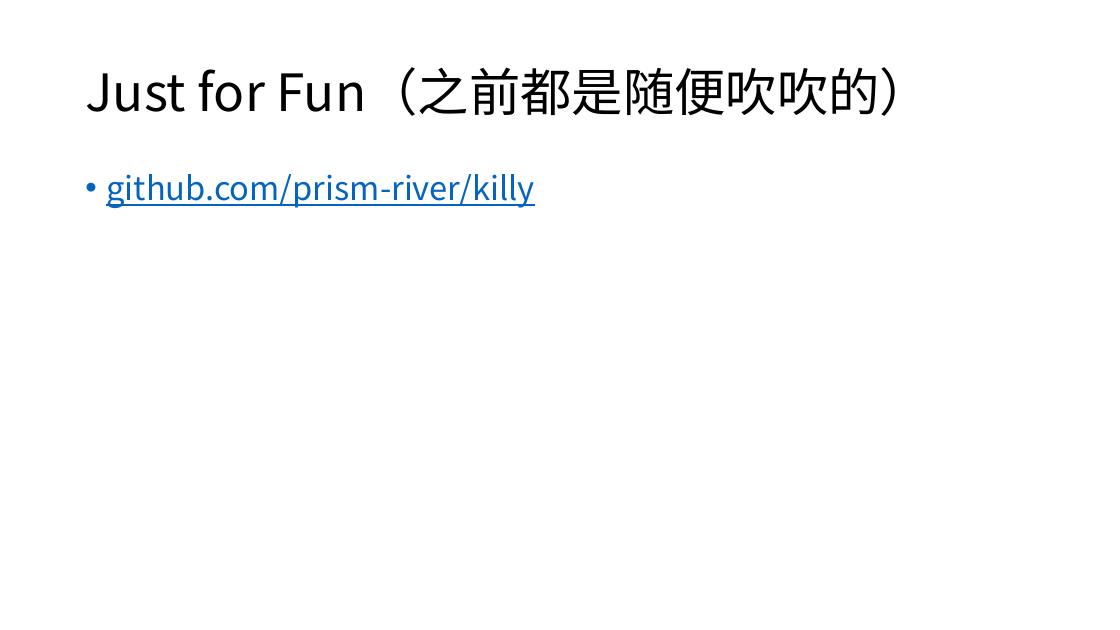
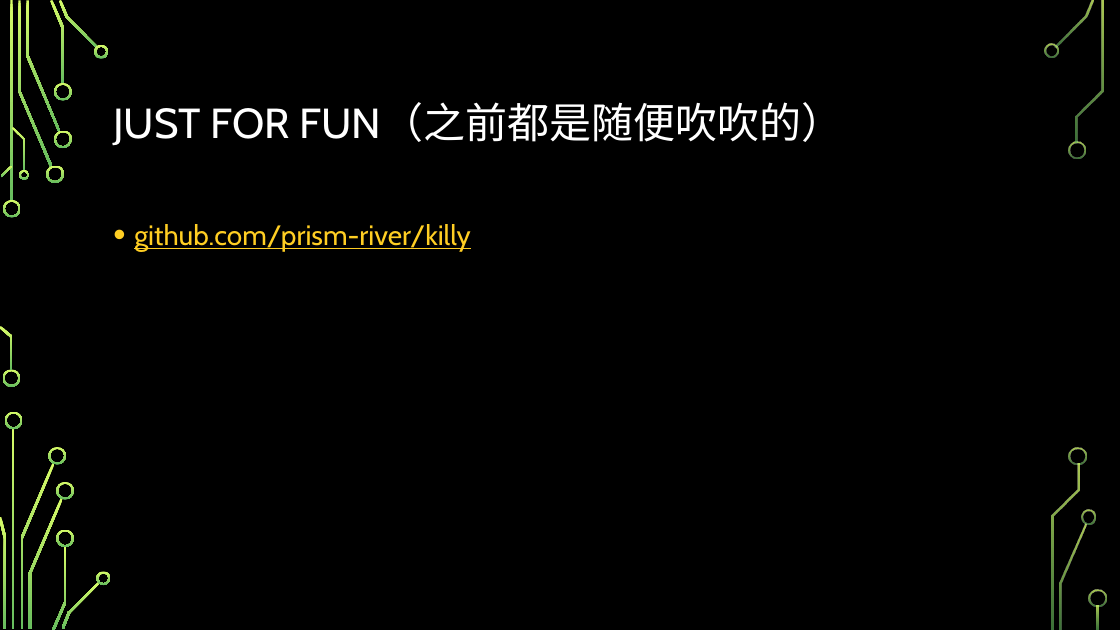
Before and after one commit to prism-river/killy, a slide deck: slide 5 of presentation/pre.pptx. Drawn at 1120x630 pixels with LibreOffice and Linux fonts; fonts in the diff are those of the drawing; background and template pictures are left out. Boxes give left, top, right and bottom in pixels: in the first picture for what was removed or moved away, otherwise in the second. Text is boxed around its words. In the diff, an @@ line names an element or a change of style, - is before the commit and + after.

```diff
--- a/presentation/pre.pptx
+++ b/presentation/pre.pptx
@@ background #FFFFFF to picture (left out) @@
@@ title at (113, 103, 843, 146): text changed; size 44 to 36 pt; font Noto Sans CJK SC to Cabin; text colour #000000 to #FFFFFF @@
-Just for Fun（之前都是随便吹吹的）
+JUST FOR FUN（之前都是随便吹吹的）
@@ text "github.com/prism-river/killy": place and size @@
-text "github.com/prism-river/killy" at (106, 174, 534, 208)
+text "github.com/prism-river/killy" at (134, 224, 471, 252)
@@ text "github.com/prism-river/killy" at (134, 224, 471, 252): size 28 to 24 pt, font Noto Sans CJK SC to Cabin, text colour #0563C1 to #FFCE23; line spacing 0.9 to 1.2 @@
@@ group added at (0, 0, 1107, 630): 33 freeform shapes, 3 rectangles @@
```
Also in this commit, not shown: 5 other slides changed, 1 other file.
